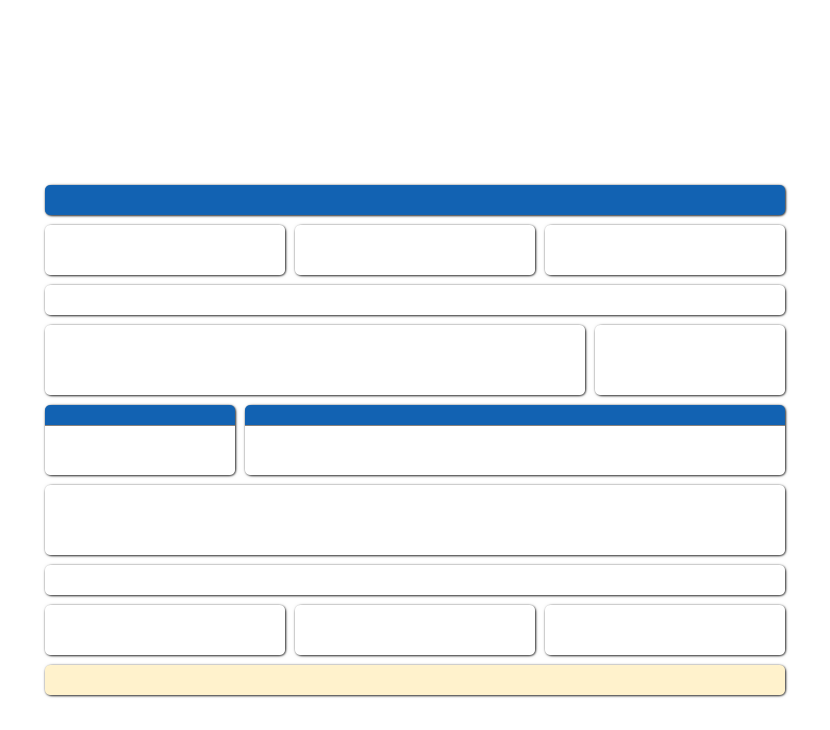
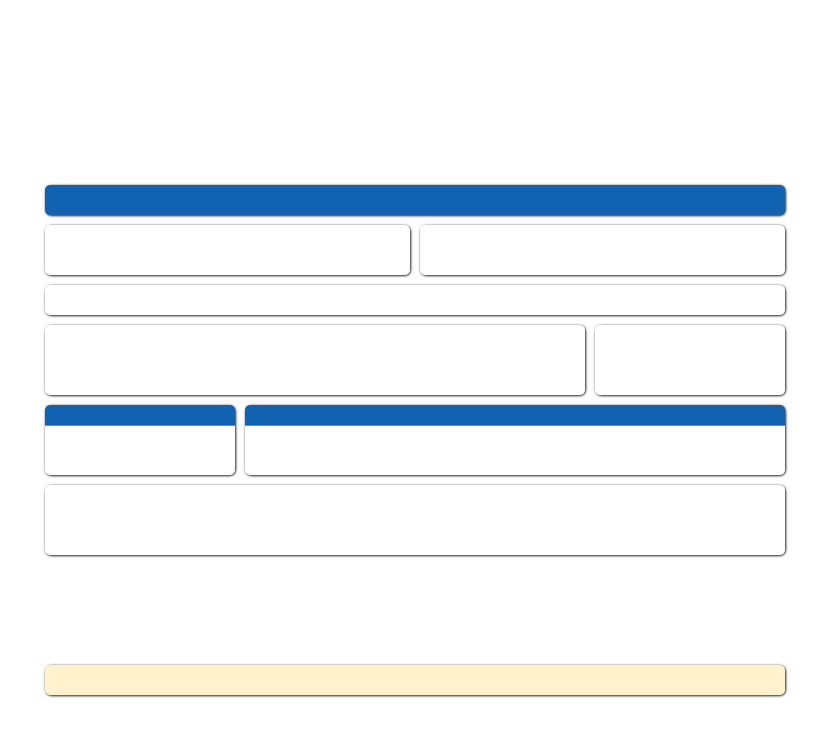
The second 830x730 image is a revision of the first. Changes to its layers:
painted on "header boxes" over bbox(280, 225, 550, 275)
removed layer "footer widget" over bbox(45, 565, 785, 595)
removed layer "footer boxes" over bbox(45, 605, 785, 655)
